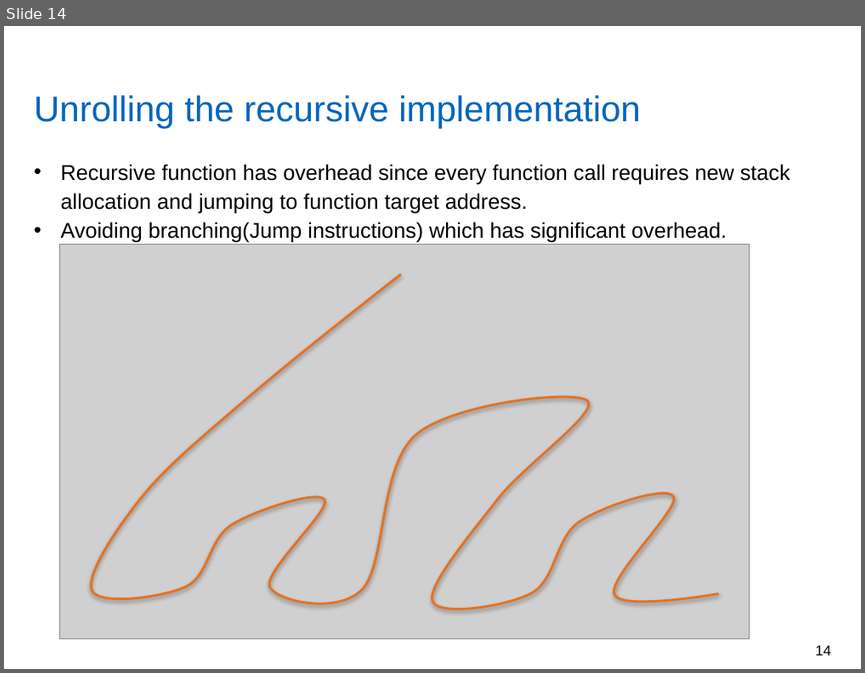
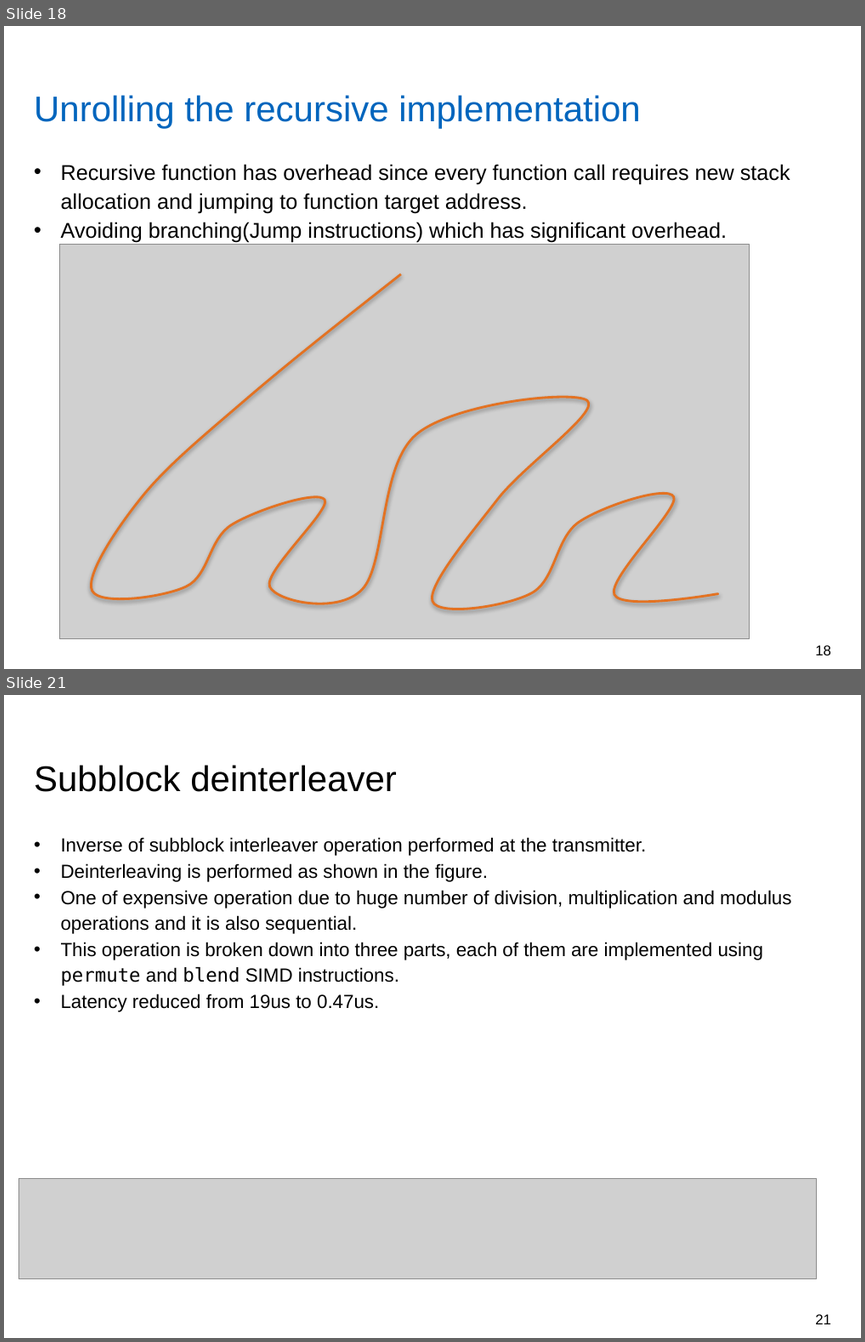
Before and after one commit to yadhu1961/thesis_5GPolorCodes, a slide deck: final_presentation/finalPpt.pptx. Shown one above the other, each under a label of ours: slide 14 before the commit, slides 18 and 21 after it; the slides between them are not shown. The pictures are 865x673 and 865x1342 pixels, drawn with LibreOffice and Linux fonts; fonts in the diff are those of the drawing; grey boxes stand for pictures; background and template pictures are left out. Boxes give left, top, right and bottom in pixels: in the first picture for what was removed or moved away, otherwise in the second. Text is boxed around its words. In the diff, an @@ line names an element or a change of style, - is before the commit and + after.

Commit message:
Updated ppt and downloaded images

```diff
--- a/final_presentation/finalPpt.pptx
+++ b/final_presentation/finalPpt.pptx
@@ slide 21 added at (4, 695, 861, 1338), background #FFFFFF @@
@@ title added at (34, 765, 397, 792), 30 pt, text #000000 @@
+Subblock deinterleaver
@@ text added at (61, 837, 791, 1012), 16 pt, text #000000 @@
+• Inverse of subblock interleaver operation performed at the transmitter.
+• Deinterleaving is performed as shown in the figure.
+• One of expensive operation due to huge number of division, multiplication and modulus operations and it is also sequential.
+• This operation is broken down into three parts, each of them are implemented using permute and blend SIMD instructions.
+• Latency reduced from 19us to 0.47us.
@@ picture added at (18, 1179, 817, 1278) @@
@@ page number added at (815, 1314, 831, 1324), 12 pt, text #000000 @@
+21
@@ what was slide 14 is now slide 18 @@
@@ page number at (815, 645, 831, 655): text changed @@
-14
+18
```
Also in this commit, not shown: 13 slides changed, 16 other slides added, 1 slide removed, 8 other files.
